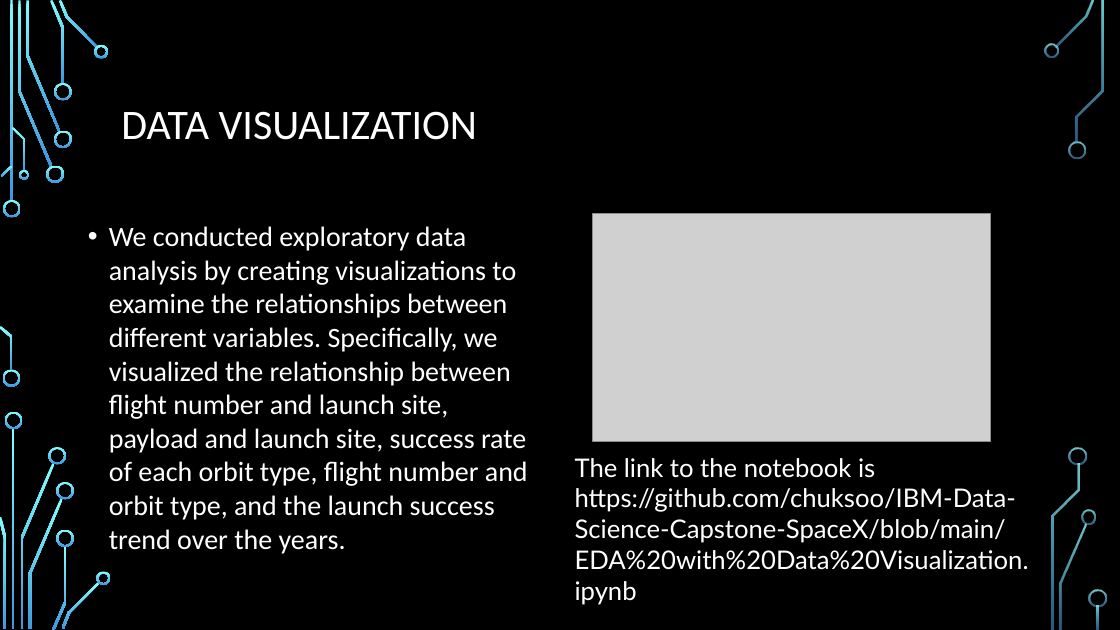
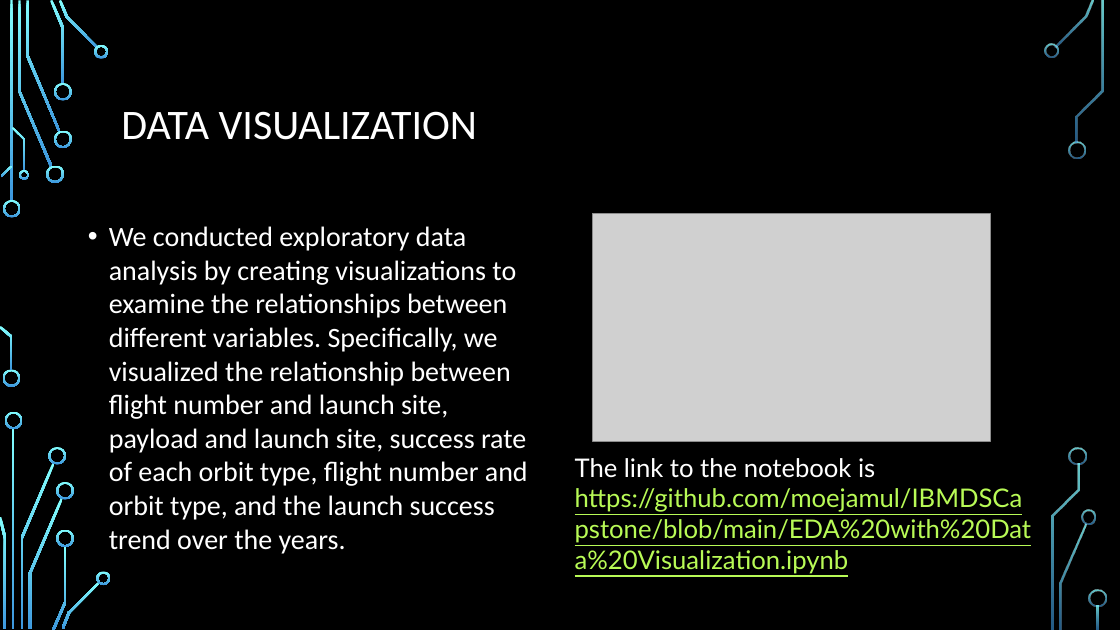
Before and after one commit to moejamul/IBMDSCapstone, a slide deck: slide 10 of Mohamad Jammoul-Presentation.pptx. Drawn at 1120x630 pixels with LibreOffice and Linux fonts; fonts in the diff are those of the drawing; grey boxes stand for pictures; background and template pictures are left out. Boxes give left, top, right and bottom in pixels: in the first picture for what was removed or moved away, otherwise in the second. Text is boxed around its words. In the diff, an @@ line names an element or a change of style, - is before the commit and + after.

```diff
--- a/Mohamad Jammoul-Presentation.pptx
+++ b/Mohamad Jammoul-Presentation.pptx
@@ text at [575,458,1032,574]: text changed; text colour #FFFFFF to #B8FA56 @@
-The link to the notebook is https://github.com/chuksoo/IBM-Data-Science-Capstone-SpaceX/blob/main/EDA%20with%20Data%20Visualization.ipynb
+The link to the notebook is https://github.com/moejamul/IBMDSCapstone/blob/main/EDA%20with%20Data%20Visualization.ipynb
```
Also in this commit, not shown: 5 other slides changed, 1 other file.
